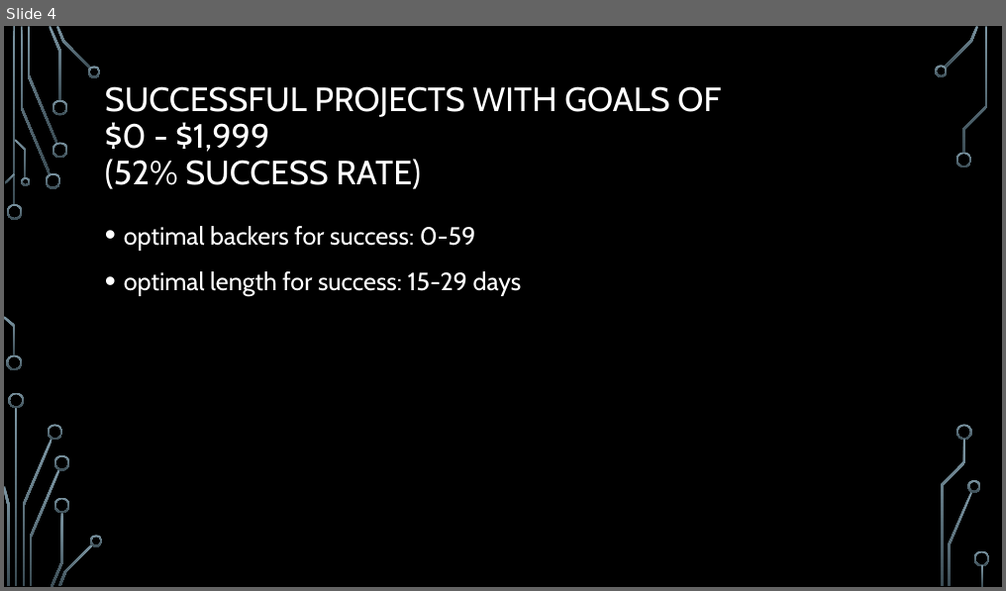
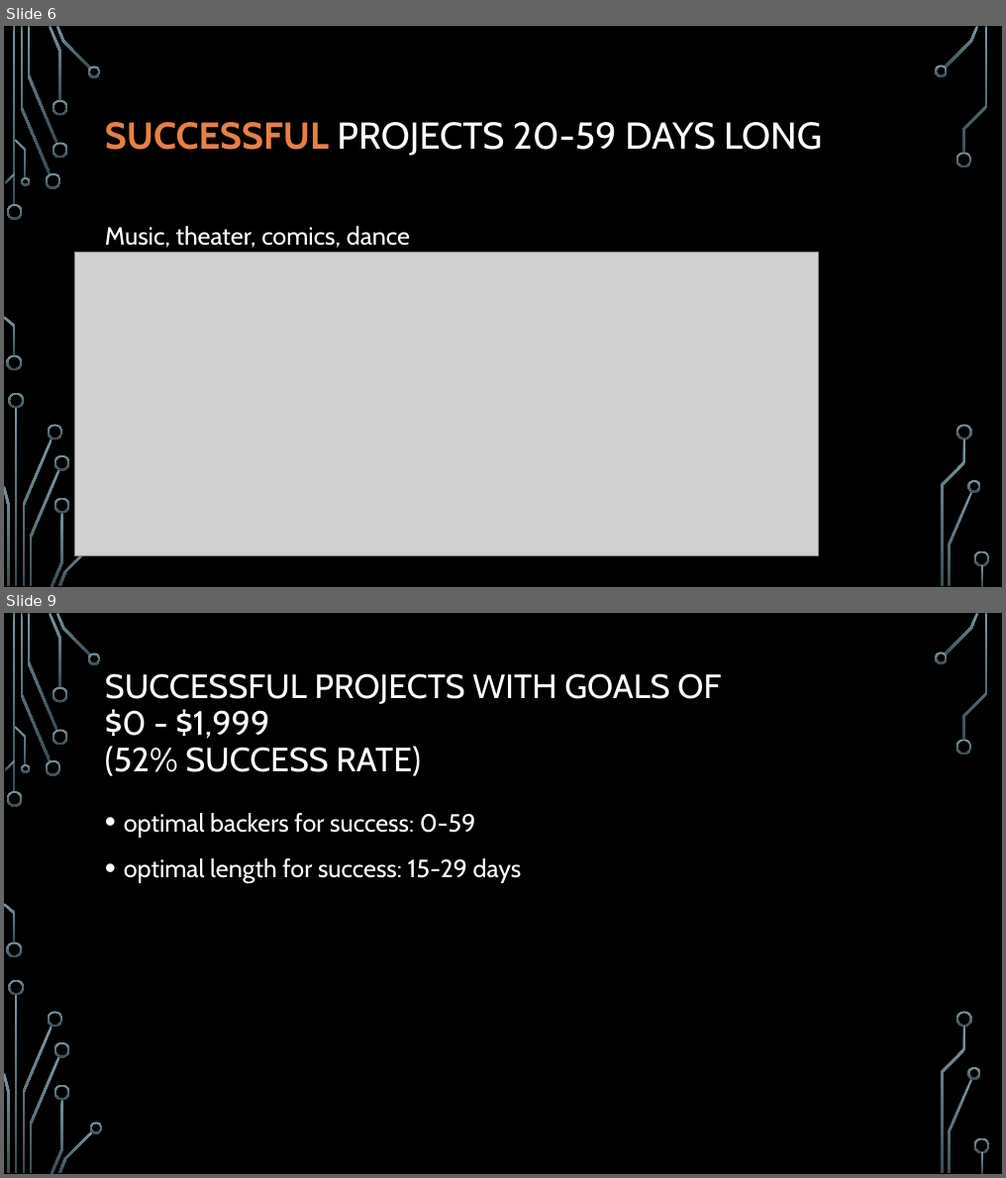
Before and after one commit to anitawahi/DataAnalyticsPractitioner22, a slide deck: Kickstarter Project Pres.pptx. Shown one above the other, each under a label of ours: slide 4 before the commit, slides 6 and 9 after it; the slides between them are not shown. The pictures are 1006x591 and 1006x1178 pixels, drawn with LibreOffice and Linux fonts; fonts in the diff are those of the drawing; grey boxes stand for pictures; background and template pictures are left out. Boxes give left, top, right and bottom in pixels: in the first picture for what was removed or moved away, otherwise in the second. Text is boxed around its words. In the diff, an @@ line names an element or a change of style, - is before the commit and + after.

```diff
--- a/Kickstarter Project Pres.pptx
+++ b/Kickstarter Project Pres.pptx
@@ slide 6 added at (x1=4, y1=26, x2=1002, y2=587), background picture (left out); not listed: 35 template elements that a slide beside it also shows @@
@@ title added at (x1=105, y1=122, x2=822, y2=156), 36 pt, text #FFFFFF @@
+SUCCESSFUL PROJECTS 20-59 DAYS LONG
@@ text added at (x1=105, y1=226, x2=410, y2=248), 24 pt, text #FFFFFF @@
+Music, theater, comics, dance
@@ picture added at (x1=75, y1=252, x2=819, y2=556) @@
@@ what was slide 4 is now slide 9 @@
```
Also in this commit, not shown: 2 slides changed, 5 other slides added.
